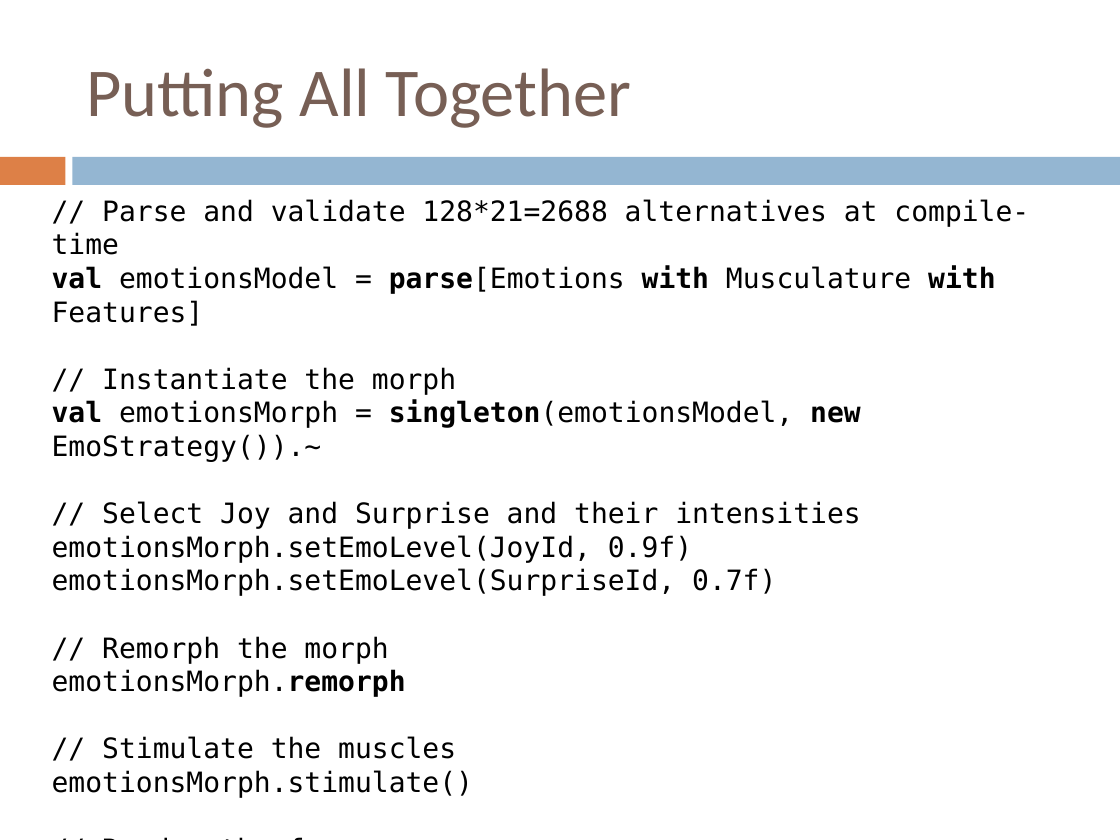
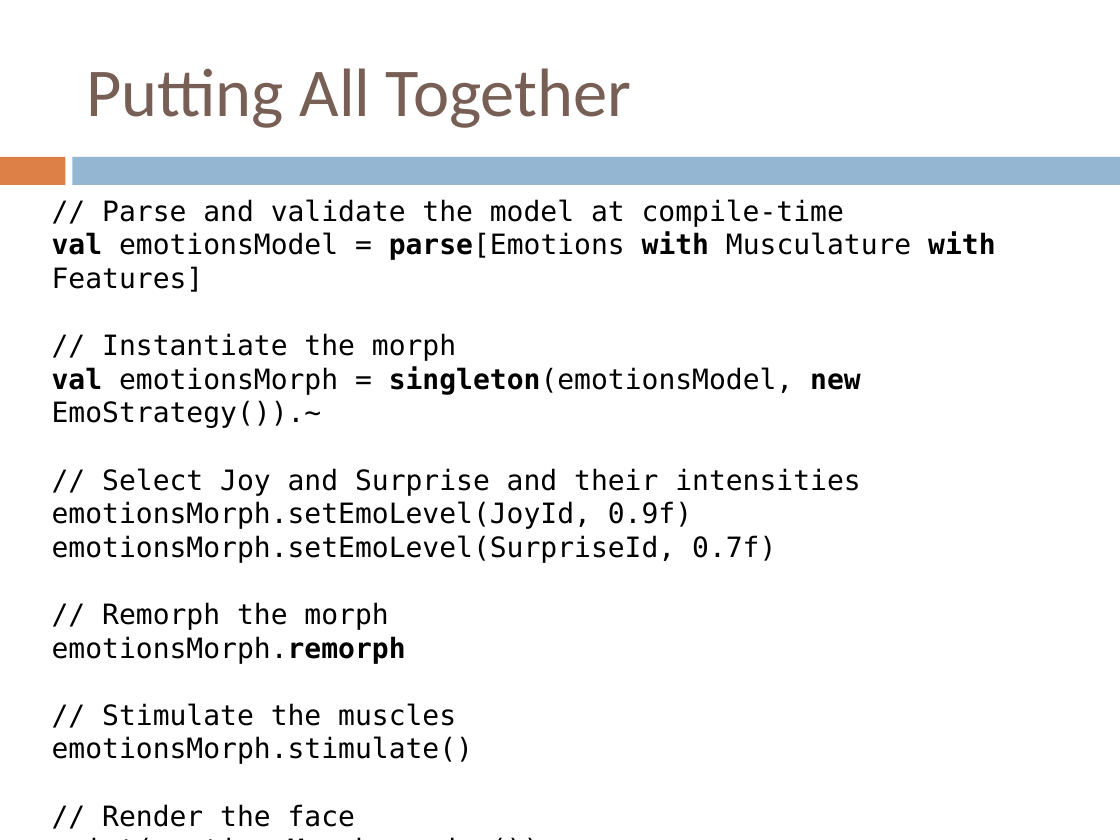
Before and after one commit to zslajchrt/morpheus, a slide deck: slide 18 of src/main/doc/papers/sdot2015.pptx. Drawn at 1120x840 pixels with LibreOffice and Linux fonts; fonts in the diff are those of the drawing. Boxes give left, top, right and bottom in pixels: in the first picture for what was removed or moved away, otherwise in the second. Text is boxed around its words. In the diff, an @@ line names an element or a change of style, - is before the commit and + after.

```diff
--- a/src/main/doc/papers/sdot2015.pptx
+++ b/src/main/doc/papers/sdot2015.pptx
@@ text at [102,199,844,227]: text changed @@
-// Parse and validate 128*21=2688 alternatives at compile-time
+// Parse and validate the model at compile-time
```
Also in this commit, not shown: 6 other slides changed, 1 slide added.
